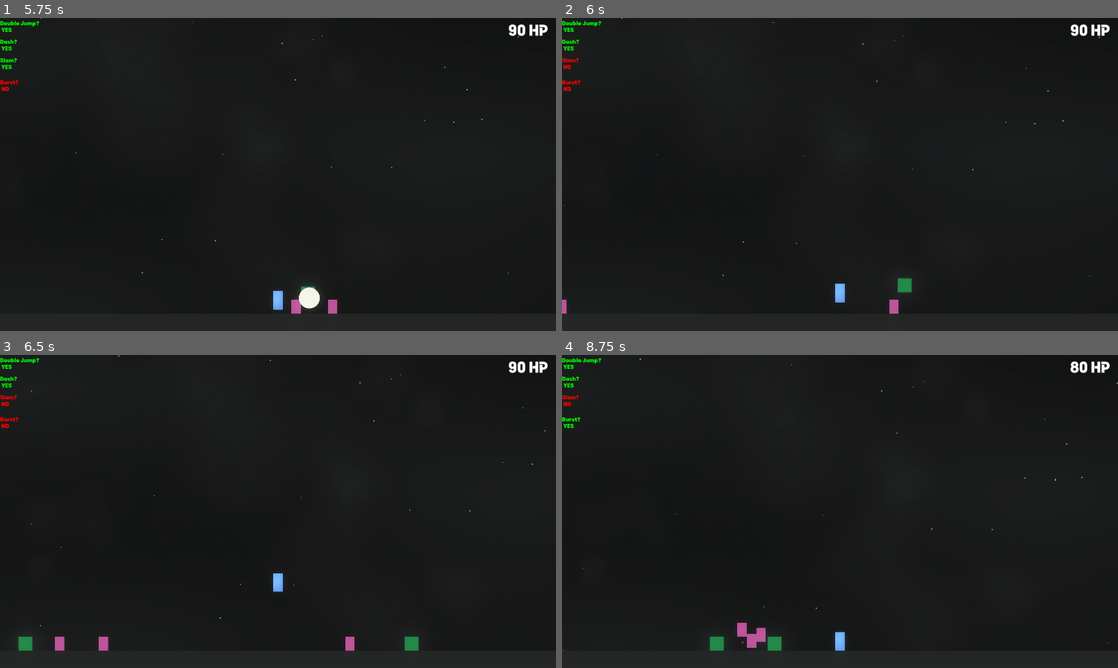
Above: before the commit, frames 1-4 (two rows, left to right).
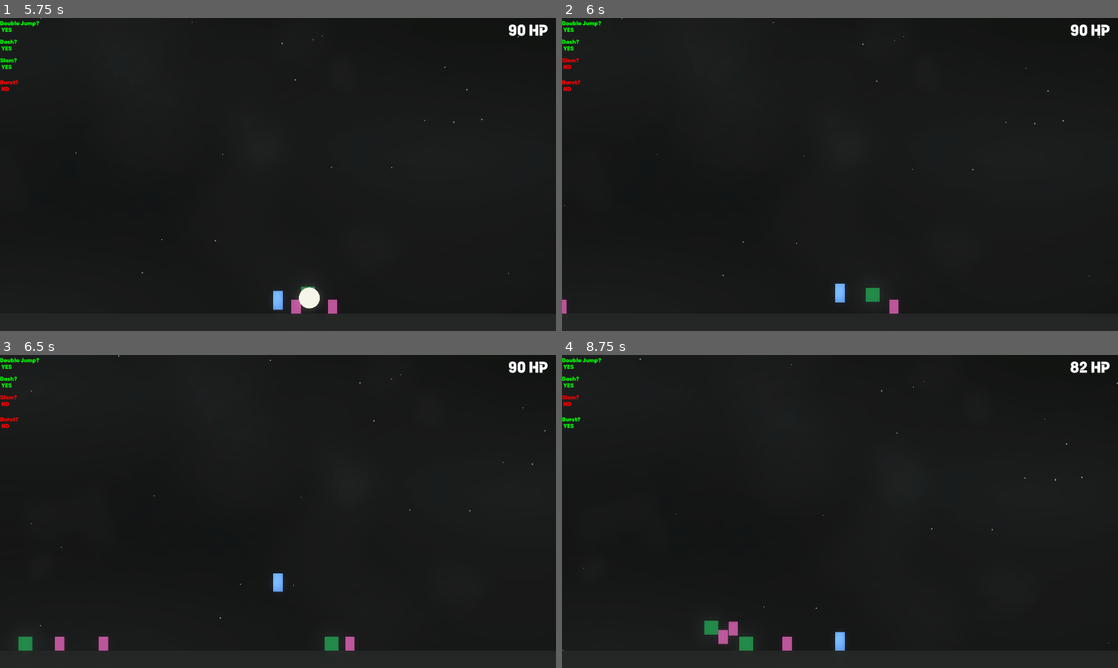
Above: after the commit, the same moments.

Repository: HeroHunterIguess/untitled-wip-game
Game: Godot game, scene res://scenes/worlds/main_world.tscn
The game is run twice, just before and just after one commit, with the same random seed, the same clock (stepped at 60 frames per second) and the same inputs. The engine's default icon, where the game draws it, is replaced by a stand-in: a white triangle on a blue panel in a dark square.
Inputs (mouse positions are in pixels of both pictures, inside the frame that each line leads up to):
- Up to frame 1 (5.75 s): tap Enter at 0.5, 2.75 s; move the mouse to (400, 158) at 0.52 s; hold D (right) 0.53-2.03 s; tap Q (burst) at 0.6, 2.3, 3.6, 4.55 s; tap Space (double jump) at 0.77, 1.25, 1.52, 3.02, 3.77, 4.52 s; tap F (ground_slam) at 0.8, 1.35, 3.05, 5.3 s; move the mouse to (166, 190) at 1.27 s; click (166, 190) at 1.55 s; move the mouse to (333, 105) at 2.02 s; hold A (left) 2.03-2.78 s; click (333, 105) at 2.1 s; move the mouse to (250, 237) at 2.77 s; hold D (right) 2.78-4.28 s; tap E (air_freeze) at 2.85 s; move the mouse to (444, 221) at 3.52 s; click (444, 221) at 3.8 s; move the mouse to (111, 127) at 4.27 s; hold A (left) 4.28-5.03 s; tap Shift (dash) at 4.35 s; move the mouse to (305, 174) at 5.02 s; hold D (right) from 5.03 s (still down); right-click (305, 174) at 5.1 s
- Up to frame 2 (6 s): move the mouse to (756, 96) at 5.77 s; release D (right) at 5.78 s; hold A (left) from 5.78 s (still down); tap F (ground_slam) at 5.85 s
- Up to frame 3 (6.5 s): keep holding A (left); tap Space (double jump) at 6.02 s; click (194, 433) at 6.05 s
- Up to frame 4 (8.75 s): move the mouse to (962, 495) at 6.52 s; click (962, 495) at 6.6 s; tap Space (double jump) at 6.77, 7.52 s; tap Q (burst) at 6.8, 7.35 s; move the mouse to (728, 527) at 7.27 s; release A (left) at 7.28 s; hold D (right) from 7.28 s (still down); tap F (ground_slam) at 7.55, 8.1 s; move the mouse to (895, 442) at 8.02 s; click (895, 442) at 8.3 s

Frame 1 is identical in both runs. In frame 2, 0.2% of the frame differs, in the area x 54-63%, y 83-91%; in frame 3, 0.2%; in frame 4, 0.9%, in the area x 25-95%, y 2-95%.

Commit message:
fix burst enemy range

Diff:
--- a/scripts/game/attacks/basic_melee.gd
+++ b/scripts/game/attacks/basic_melee.gd
@@ -6,7 +6,7 @@
 func _on_area_entered(area: Area2D) -> void:
 	var object = area.get_parent()
 
-	if !object.is_in_group("player") && !object.is_in_group("range_detection"):
+	if !object.is_in_group("player") && !area.is_in_group("range_detection"):
 		# deal damage to the enemy
 		if object.has_method("take_damage"):
 			object.health = object.take_damage(object.health, DAMAGE)
--- a/scripts/game/attacks/ground_slam.gd
+++ b/scripts/game/attacks/ground_slam.gd
@@ -6,7 +6,7 @@
 func _on_area_entered(area: Area2D) -> void:
 	# damage things in area
 	var object = area.get_parent()
-	if !object.is_in_group("player") && !object.is_in_group("range_detection"):
+	if !object.is_in_group("player") && !area.is_in_group("range_detection"):
 		if object.has_method("take_damage"):
 			object.health = object.take_damage(object.health, DAMAGE)
 
--- a/scripts/game/attacks/player_burst_attack.gd
+++ b/scripts/game/attacks/player_burst_attack.gd
@@ -8,7 +8,7 @@
 func _on_area_entered(area: Area2D) -> void:
 	# damage things in area
 	var object = area.get_parent()
-	if !object.is_in_group("player") && !object.is_in_group("range_detection"):
+	if !object.is_in_group("player") && !area.is_in_group("range_detection"):
 		if object.has_method("take_damage"):
 			object.health = object.take_damage(object.health, DAMAGE)
 
--- a/scripts/game/burst_enemy.gd
+++ b/scripts/game/burst_enemy.gd
@@ -55,7 +55,7 @@
 
 # spawn in burst attack if player is near
 func _on_burst_range_area_entered(area: Area2D) -> void:
-	if burst_timer <= 0 && area.get_parent().is_in_group("player") && !data.slamming && health > 0:
+	if burst_timer <= 0 && area.is_in_group("player") && !data.slamming && health > 0:
 		burst_timer = BURST_COOLDOWN
 
 		var burst = burst_preload.instantiate()
